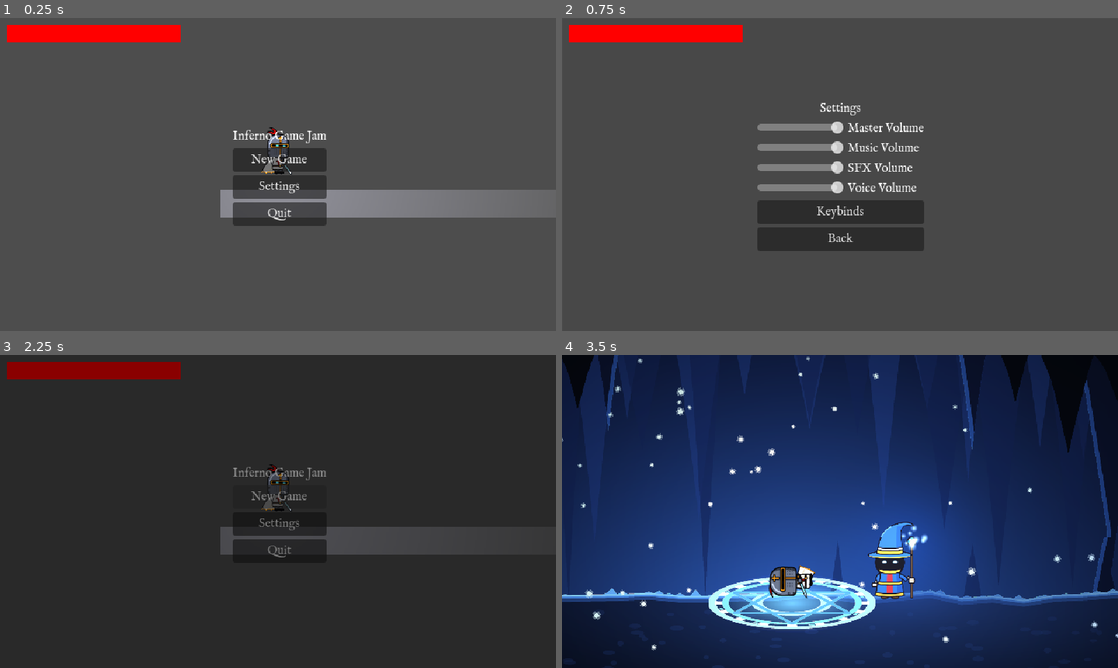
Above: before the commit, frames 1-4 (two rows, left to right).
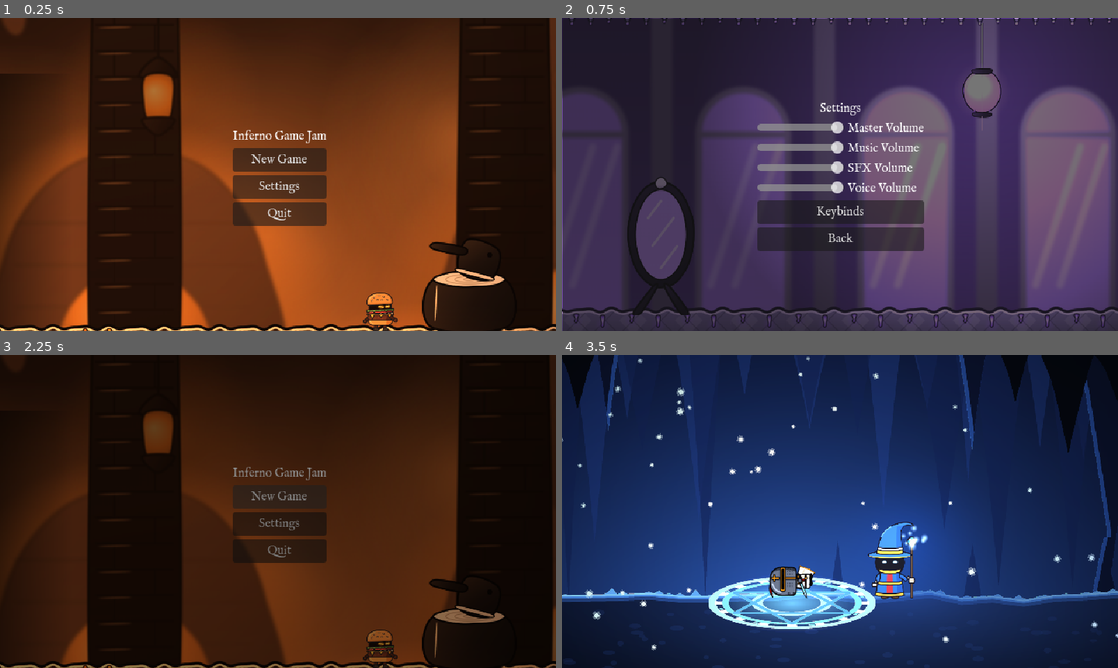
Above: after the commit, the same moments.

Repository: Jadelaawar42027/inferno-game-jam
Game: Godot game, scene res://scenes/ui/mainMenu.tscn
Same seed, same stepped clock (60 frames per second), same inputs: the game is played once before the commit and once after it.
Inputs (mouse positions are in pixels of both pictures, inside the frame that each line leads up to):
- Up to frame 1 (0.25 s): no input
- Up to frame 2 (0.75 s): click "Settings" at 0.5 s
- Up to frame 3 (2.25 s): click "Back" at 1.25 s; click "New Game" at 2 s
- Up to frame 4 (3.5 s): tap Enter (ui_accept) at 2.75 s; move the mouse to (962, 495) at 2.77 s; press the mouse at (962, 495) at 2.78 s; hold D (move_right) from 2.78 s (still down); tap Space (jump) at 3.02 s

The runs differ from the first frame. In frame 1, 99% of the frame differs, in the area x 0-100%, y 0-100%; in frame 2, 81%; in frame 3, 97%; in frame 4, nothing differs.

Commit message:
added backgrounds for settings and main menu

Diff:
--- a/scenes/ui/mainMenu.tscn
+++ b/scenes/ui/mainMenu.tscn
@@ -1,9 +1,42 @@
 [gd_scene format=3 uid="uid://crpl31c0famvp"]
 
 [ext_resource type="Script" uid="uid://7pyhkosvmmky" path="res://scripts/ui/mainMenu.gd" id="1_ph80j"]
-[ext_resource type="PackedScene" uid="uid://degaw268gnce8" path="res://scenes/levels/scene_1.tscn" id="2_j3ryx"]
+[ext_resource type="PackedScene" uid="uid://bi64a2q6pyui4" path="res://levels/gluttony/rooms/0_gluttony_level.tscn" id="2_f0x07"]
 [ext_resource type="Script" uid="uid://bbs2bb6iblexb" path="res://scripts/Components/input_settings.gd" id="3_c8enf"]
+[ext_resource type="PackedScene" uid="uid://bejik2t3denae" path="res://levels/fraud/rooms/0_fraud_level.tscn" id="3_f0x07"]
 [ext_resource type="PackedScene" uid="uid://bkalkey6fv1tf" path="res://scenes/ui/input_button.tscn" id="4_oxtcp"]
+
+[sub_resource type="RectangleShape2D" id="RectangleShape2D_6rc6a"]
+resource_local_to_scene = true
+size = Vector2(10, 20)
+
+[sub_resource type="RectangleShape2D" id="RectangleShape2D_ceogi"]
+resource_local_to_scene = true
+size = Vector2(40, 34)
+
+[sub_resource type="RectangleShape2D" id="RectangleShape2D_5v4xd"]
+resource_local_to_scene = true
+size = Vector2(34, 40)
+
+[sub_resource type="RectangleShape2D" id="RectangleShape2D_ds3hr"]
+resource_local_to_scene = true
+size = Vector2(34, 40)
+
+[sub_resource type="RectangleShape2D" id="RectangleShape2D_0nxtt"]
+resource_local_to_scene = true
+size = Vector2(10, 20)
+
+[sub_resource type="RectangleShape2D" id="RectangleShape2D_hx7br"]
+resource_local_to_scene = true
+size = Vector2(40, 34)
+
+[sub_resource type="RectangleShape2D" id="RectangleShape2D_wipqc"]
+resource_local_to_scene = true
+size = Vector2(34, 40)
+
+[sub_resource type="RectangleShape2D" id="RectangleShape2D_iug6h"]
+resource_local_to_scene = true
+size = Vector2(34, 40)
 
 [sub_resource type="StyleBoxFlat" id="StyleBoxFlat_b2h2w"]
 bg_color = Color(0.28118682, 0.28118688, 0.2811868, 1)
@@ -21,9 +54,99 @@
 grow_vertical = 2
 script = ExtResource("1_ph80j")
 
-[node name="TestArea" parent="." unique_id=1130552543 instance=ExtResource("2_j3ryx")]
+[node name="MainCamera2D" type="Camera2D" parent="." unique_id=1446681083]
+unique_name_in_owner = true
+position = Vector2(2491, 829)
+zoom = Vector2(2, 2)
+
+[node name="Settings2DCamera" type="Camera2D" parent="." unique_id=2045931190]
+unique_name_in_owner = true
+visible = false
+position = Vector2(2697, 2795)
+zoom = Vector2(2, 2)
+
+[node name="GorgingKitchens2" parent="." unique_id=1443486961 instance=ExtResource("2_f0x07")]
 process_mode = 4
 position = Vector2(318, 179)
+
+[node name="Player" parent="GorgingKitchens2" index="11" unique_id=2062711150]
+visible = false
+
+[node name="Camera2D" parent="GorgingKitchens2/Player" index="2" unique_id=623591930]
+enabled = false
+
+[node name="CollisionShape2D" parent="GorgingKitchens2/Player/Hurtbox" parent_id_path=PackedInt32Array(1443486961, 2062711150, 887145532) index="0" unique_id=1868882131]
+shape = SubResource("RectangleShape2D_6rc6a")
+
+[node name="CollisionShape2D" parent="GorgingKitchens2/Player/Attacks/SideSlash" parent_id_path=PackedInt32Array(1443486961, 2062711150, 1898026828) index="0" unique_id=612733107]
+shape = SubResource("RectangleShape2D_ceogi")
+
+[node name="CollisionShape2D" parent="GorgingKitchens2/Player/Attacks/UpSlash" parent_id_path=PackedInt32Array(1443486961, 2062711150, 2052691650) index="0" unique_id=612733107]
+shape = SubResource("RectangleShape2D_5v4xd")
+
+[node name="CollisionShape2D" parent="GorgingKitchens2/Player/Attacks/DownSlash" parent_id_path=PackedInt32Array(1443486961, 2062711150, 614013444) index="0" unique_id=612733107]
+shape = SubResource("RectangleShape2D_ds3hr")
+
+[node name="UI" parent="GorgingKitchens2/Player" index="7" unique_id=1341298659]
+visible = false
+
+[node name="AmbientFill26" parent="GorgingKitchens2/Lights" parent_id_path=PackedInt32Array(1443486961, 1920909662) index="75" unique_id=2042832263]
+position = Vector2(2941, 1006)
+
+[node name="AmbientFill27" parent="GorgingKitchens2/Lights" parent_id_path=PackedInt32Array(1443486961, 1920909662) index="76" unique_id=907936719]
+position = Vector2(2175, 648)
+
+[node name="BurgerGrunt" parent="GorgingKitchens2/Enemies" parent_id_path=PackedInt32Array(1443486961, 1936344992) index="0" unique_id=1967836048]
+position = Vector2(2232, 729)
+
+[node name="Tutorial" parent="GorgingKitchens2" index="18" unique_id=947822245]
+visible = false
+
+[node name="GuideArrows" parent="GorgingKitchens2" index="19" unique_id=1675589963]
+visible = false
+
+[node name="GardenOfLies" parent="." unique_id=599813052 instance=ExtResource("3_f0x07")]
+process_mode = 4
+position = Vector2(522, 2039)
+
+[node name="Exits" parent="GardenOfLies" index="9" unique_id=1336800967]
+visible = false
+
+[node name="Player" parent="GardenOfLies" index="11" unique_id=1734184684]
+visible = false
+
+[node name="Camera2D" parent="GardenOfLies/Player" index="2" unique_id=623591930]
+visible = false
+
+[node name="CollisionShape2D" parent="GardenOfLies/Player/Hurtbox" parent_id_path=PackedInt32Array(599813052, 1734184684, 887145532) index="0" unique_id=1868882131]
+shape = SubResource("RectangleShape2D_0nxtt")
+
+[node name="CollisionShape2D" parent="GardenOfLies/Player/Attacks/SideSlash" parent_id_path=PackedInt32Array(599813052, 1734184684, 1898026828) index="0" unique_id=612733107]
+shape = SubResource("RectangleShape2D_hx7br")
+
+[node name="CollisionShape2D" parent="GardenOfLies/Player/Attacks/UpSlash" parent_id_path=PackedInt32Array(599813052, 1734184684, 2052691650) index="0" unique_id=612733107]
+shape = SubResource("RectangleShape2D_wipqc")
+
+[node name="CollisionShape2D" parent="GardenOfLies/Player/Attacks/DownSlash" parent_id_path=PackedInt32Array(599813052, 1734184684, 614013444) index="0" unique_id=612733107]
+shape = SubResource("RectangleShape2D_iug6h")
+
+[node name="UI" parent="GardenOfLies/Player" index="7" unique_id=1341298659]
+visible = false
+
+[node name="Enemies" parent="GardenOfLies" index="15" unique_id=1981317121]
+visible = false
+
+[node name="Checkpoints" parent="GardenOfLies" index="16" unique_id=1524091901]
+visible = false
+
+[node name="SecretMessages" parent="GardenOfLies" index="17" unique_id=98555912]
+visible = false
+
+[node name="Tutorial" parent="GardenOfLies" index="18" unique_id=1601873881]
+visible = false
+
+[node name="GuideArrows" parent="GardenOfLies" index="19" unique_id=317595422]
+visible = false
 
 [node name="CanvasLayer" type="CanvasLayer" parent="." unique_id=1386325699]
 
@@ -72,7 +195,6 @@
 offset_bottom = 183.0
 grow_horizontal = 2
 grow_vertical = 2
-theme_override_styles/panel = SubResource("StyleBoxFlat_b2h2w")
 
 [node name="SettingsContainer" type="CenterContainer" parent="CanvasLayer/SettingsPanelContainer" unique_id=838409989]
 layout_mode = 2
@@ -181,6 +303,8 @@
 layout_mode = 2
 text = "Keybinds
 "
+horizontal_alignment = 1
+vertical_alignment = 1
 
 [node name="ScrollContainer_Keybinds" type="ScrollContainer" parent="CanvasLayer/KeybindsPanelContainer/KeybindsContainer/VBoxContainer" unique_id=823073098]
 custom_minimum_size = Vector2(200, 30)
@@ -209,3 +333,57 @@
 [connection signal="pressed" from="CanvasLayer/SettingsPanelContainer/SettingsContainer/VBoxContainer/Keybinds" to="." method="_on_keybinds_pressed"]
 [connection signal="pressed" from="CanvasLayer/SettingsPanelContainer/SettingsContainer/VBoxContainer/ReturntoMain" to="." method="_on_returnto_main_pressed"]
 [connection signal="pressed" from="CanvasLayer/KeybindsPanelContainer/KeybindsContainer/VBoxContainer/ReturnToSettings" to="." method="_on_return_to_settings_pressed"]
+
+[editable path="GorgingKitchens2"]
+[editable path="GorgingKitchens2/Hazards/Spikes1"]
+[editable path="GorgingKitchens2/Hazards/Spikes2"]
+[editable path="GorgingKitchens2/Hazards/Spikes3"]
+[editable path="GorgingKitchens2/Hazards/Spikes4"]
+[editable path="GorgingKitchens2/Hazards/Spikes5"]
+[editable path="GorgingKitchens2/Hazards/Spikes6"]
+[editable path="GorgingKitchens2/Breakables/PotClayCrock1/Hurtbox"]
+[editable path="GorgingKitchens2/Breakables/PotBarrel1/Hurtbox"]
+[editable path="GorgingKitchens2/Breakables/PotFlourSack1/Hurtbox"]
+[editable path="GorgingKitchens2/Breakables/PotClayCrock2/Hurtbox"]
+[editable path="GorgingKitchens2/Breakables/PotBarrel2/Hurtbox"]
+[editable path="GorgingKitchens2/Breakables/Block1/Hurtbox"]
+[editable path="GorgingKitchens2/Breakables/PotBonePile1/Hurtbox"]
+[editable path="GorgingKitchens2/Breakables/PotBonePile2/Hurtbox"]
+[editable path="GorgingKitchens2/Breakables/PotPlateStack1/Hurtbox"]
+[editable path="GorgingKitchens2/Player"]
+[editable path="GorgingKitchens2/Player/Hurtbox"]
+[editable path="GorgingKitchens2/Player/Attacks/SideSlash"]
+[editable path="GorgingKitchens2/Player/Attacks/UpSlash"]
+[editable path="GorgingKitchens2/Player/Attacks/DownSlash"]
+[editable path="GorgingKitchens2/Checkpoints/Checkpoint1"]
+[editable path="GorgingKitchens2/Checkpoints/Checkpoint2"]
+[editable path="GorgingKitchens2/Checkpoints/Checkpoint3"]
+[editable path="GardenOfLies"]
+[editable path="GardenOfLies/Hazards/Pool1"]
+[editable path="GardenOfLies/Hazards/Pool2"]
+[editable path="GardenOfLies/Hazards/Pool3"]
+[editable path="GardenOfLies/Hazards/Spikes1"]
+[editable path="GardenOfLies/Hazards/Spikes2"]
+[editable path="GardenOfLies/Breakables/PotUrn1/Hurtbox"]
+[editable path="GardenOfLies/Breakables/PotUrn2/Hurtbox"]
+[editable path="GardenOfLies/Breakables/PotMirror1/Hurtbox"]
+[editable path="GardenOfLies/Breakables/PotMirror2/Hurtbox"]
+[editable path="GardenOfLies/Breakables/PotMirror3/Hurtbox"]
+[editable path="GardenOfLies/Breakables/PotUrn3/Hurtbox"]
+[editable path="GardenOfLies/Breakables/PotUrn4/Hurtbox"]
+[editable path="GardenOfLies/Breakables/PotMirror4/Hurtbox"]
+[editable path="GardenOfLies/Breakables/PotUrn5/Hurtbox"]
+[editable path="GardenOfLies/Breakables/PotUrn6/Hurtbox"]
+[editable path="GardenOfLies/Breakables/PotMirror5/Hurtbox"]
+[editable path="GardenOfLies/Breakables/PotUrn7/Hurtbox"]
+[editable path="GardenOfLies/Breakables/PotMirror6/Hurtbox"]
+[editable path="GardenOfLies/Breakables/PotUrn8/Hurtbox"]
+[editable path="GardenOfLies/Switches/Target1/Hurtbox"]
+[editable path="GardenOfLies/Player"]
+[editable path="GardenOfLies/Player/Hurtbox"]
+[editable path="GardenOfLies/Player/Attacks/SideSlash"]
+[editable path="GardenOfLies/Player/Attacks/UpSlash"]
+[editable path="GardenOfLies/Player/Attacks/DownSlash"]
+[editable path="GardenOfLies/Checkpoints/Checkpoint1"]
+[editable path="GardenOfLies/Checkpoints/Checkpoint2"]
+[editable path="GardenOfLies/Checkpoints/Checkpoint3"]
--- a/scripts/ui/mainMenu.gd
+++ b/scripts/ui/mainMenu.gd
@@ -16,13 +16,14 @@
 	SFX.play("ui_select")
 	%SettingsPanelContainer.visible = false
 	%CenterContainer.visible = true
-
+	%MainCamera2D.make_current()
 
 #Opens the setting page
 func _on_settings_pressed() -> void:
 	SFX.play("ui_select")
 	%SettingsPanelContainer.visible = true
 	%CenterContainer.visible = false
+	%Settings2DCamera.make_current()
 
 #
 
